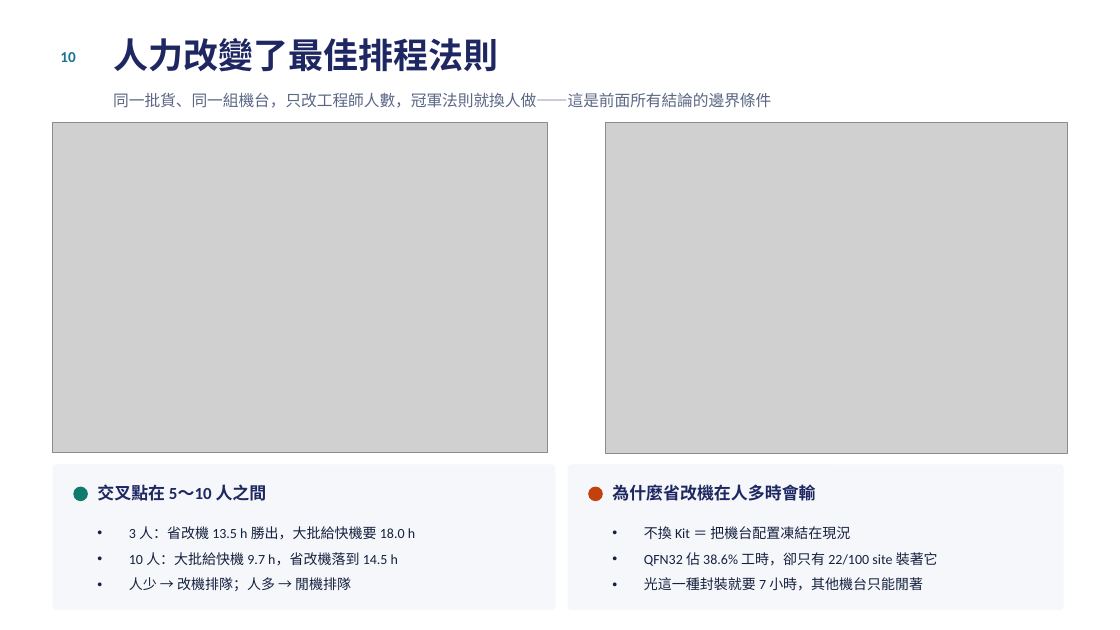
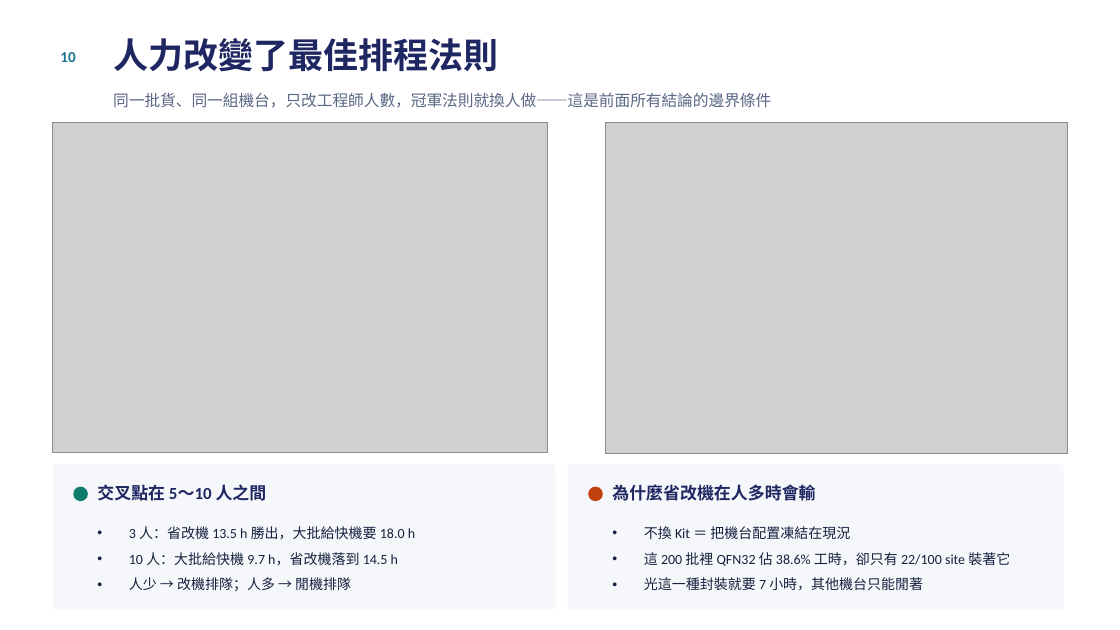
Before and after one commit to cnshow2025/my-factory, a slide deck: slide 11 of docs/測試排程分析報告.pptx. Drawn at 1120x630 pixels with LibreOffice and Linux fonts; fonts in the diff are those of the drawing; grey boxes stand for pictures. Boxes give left, top, right and bottom in pixels: in the first picture for what was removed or moved away, otherwise in the second. Text is boxed around its words. In the diff, an @@ line names an element or a change of style, - is before the commit and + after.

```diff
--- a/docs/測試排程分析報告.pptx
+++ b/docs/測試排程分析報告.pptx
@@ text at box(644, 552, 1010, 566): text changed @@
-• QFN32 佔 38.6% 工時，卻只有 22/100 site 裝著它
+• 這 200 批裡 QFN32 佔 38.6% 工時，卻只有 22/100 site 裝著它
```
Also in this commit, not shown: 6 other slides changed, 3 other files.
